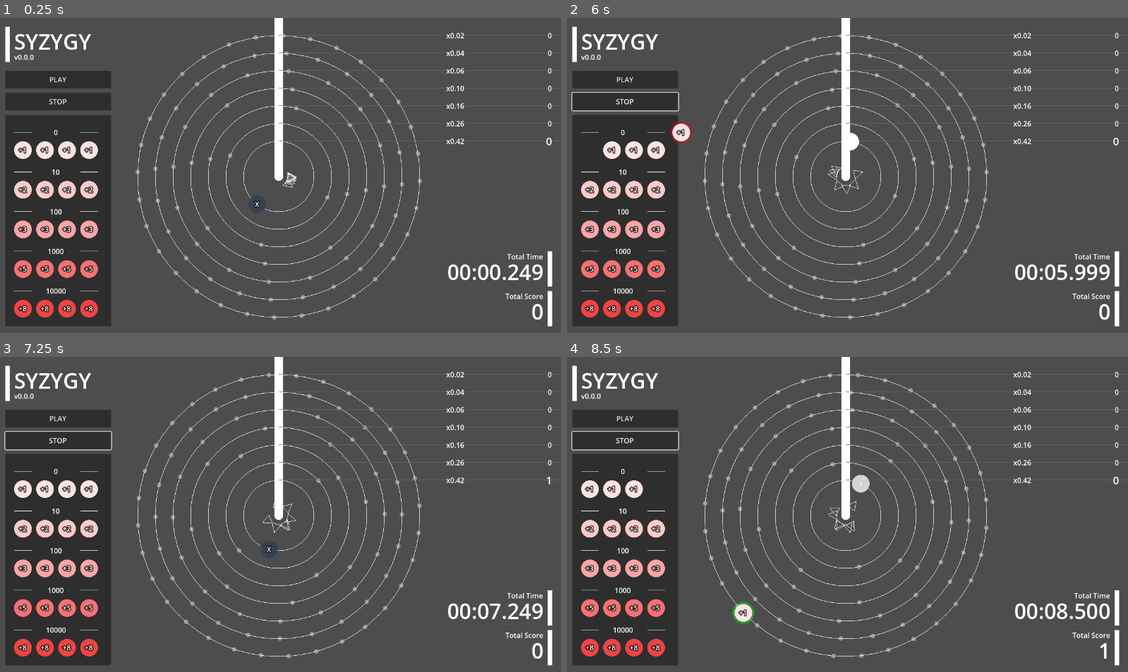
Above: before the commit, frames 1-4 (two rows, left to right).
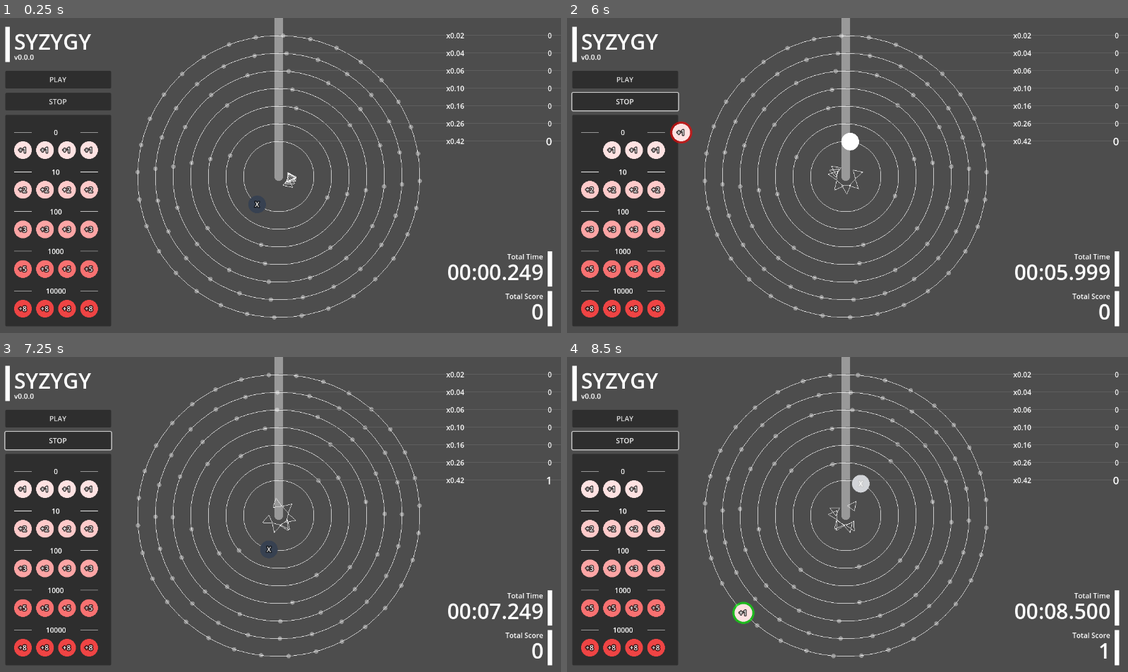
Above: after the commit, the same moments.

Repository: kamikoloss/syzygy
Game: Godot game, scene res://scenes/main.tscn
Two runs of this game, one before a commit and one after it. Both use one fixed random seed, a clock stepped at 60 frames per second and the inputs below.
Inputs (mouse positions are in pixels of both pictures, inside the frame that each line leads up to):
- Up to frame 1 (0.25 s): no input
- Up to frame 2 (6 s): click "PLAY" at 0.5 s; click "PLAY" at 1.25 s; click "STOP" at 2 s; click "STOP" at 2.75 s; click "PLAY" at 3.5 s; click "STOP" at 4.25 s; drag from (825, 203) to (864, 96) at 5.02 s; drag from (589, 150) to (864, 96) at 5.77 s
- Up to frame 3 (7.25 s): move the mouse to (22, 489) at 6.52 s; click (22, 489) at 6.67 s
- Up to frame 4 (8.5 s): drag from (589, 489) to (909, 640) at 7.27 s; drag from (897, 646) to (740, 612) at 8.02 s

The runs differ from the first frame. In frame 1, 0.8% of the frame differs, in the area x 48-51%, y 0-52%; in frame 2, 0.8%; in frame 3, 0.8%; in frame 4, 0.8%, in the area x 29-51%, y 0-85%.

Commit message:
chore: color

Diff:
--- a/scenes/chip.tscn
+++ b/scenes/chip.tscn
@@ -20,7 +20,7 @@
 _label_main = NodePath("LabelMain")
 
 [node name="TextureRectOutline" type="TextureRect" parent="."]
-self_modulate = Color(1, 1, 1, 0.4)
+self_modulate = Color(1, 1, 1, 0.6)
 layout_mode = 0
 offset_left = -5.0
 offset_top = -5.0
--- a/scenes/chip_sensor.tscn
+++ b/scenes/chip_sensor.tscn
@@ -6,6 +6,7 @@
 [sub_resource type="RectangleShape2D" id="RectangleShape2D_0wfyh"]
 
 [node name="ChipSensor" type="Control"]
+modulate = Color(0.6, 0.6, 0.6, 1)
 layout_mode = 3
 anchors_preset = 0
 script = ExtResource("1_mj21l")
